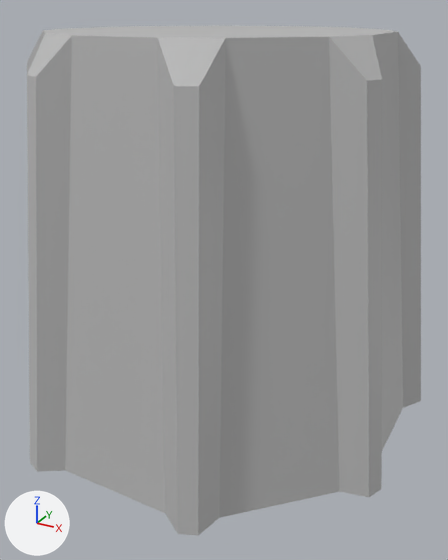
The glTF model src/worlds/SC_future/assets/models/dial.gltf: old version first, new version second.
The view is the same before and after, from a 50 mm camera at (1.4, -2.49, 1.87) aimed at (-0.02, 0.09, 0.58). Arrows for +X, +Y and +Z are at lower left; the lights stay in place. Where no turn or scale is listed for an object, it has been applied to the vertices.

Names of what the first picture shows: 'dial'.
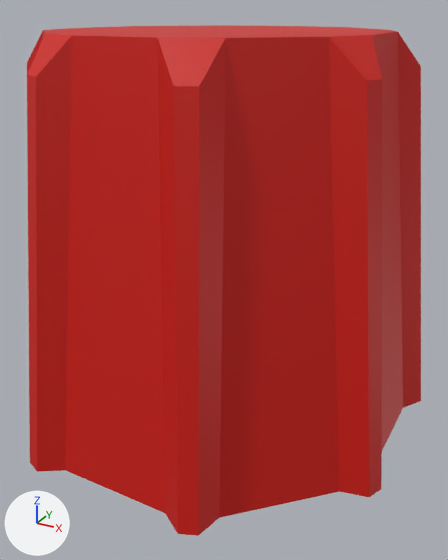
Pixel boxes (x1, y1, x2, y2) of what changed, in the pictures (448 x 560 px):
'dial', recoloured (grey to red): (27, 25, 421, 536) in both

Diff of the bpy script that builds the scene:
```diff
--- a/src/worlds/SC_future/assets/models/dial.gltf.py
+++ b/src/worlds/SC_future/assets/models/dial.gltf.py
@@ img_dial_tex @@
+img_dial_tex = load_image('dial_tex', '_unpacked/dial_tex', 512, 512, 'sRGB')
@@ mat_dial_surface @@
+mat_dial_surface = principled_material('dial_surface')
+mat_dial_surface.texture = img_dial_tex
+mat_dial_surface.roughness = 0.553
@@ me_mesh @@
 me_mesh.from_pydata(...)  # 79 vertices, 154 faces; spans x -0.99..0.99, y -0.99..1.5, z 0.0..1.78
-me_mesh.materials.append(mat_lambert1)  # grey #bcbcbc
+me_mesh.materials.append(mat_dial_surface)  # picture img_dial_tex
```
